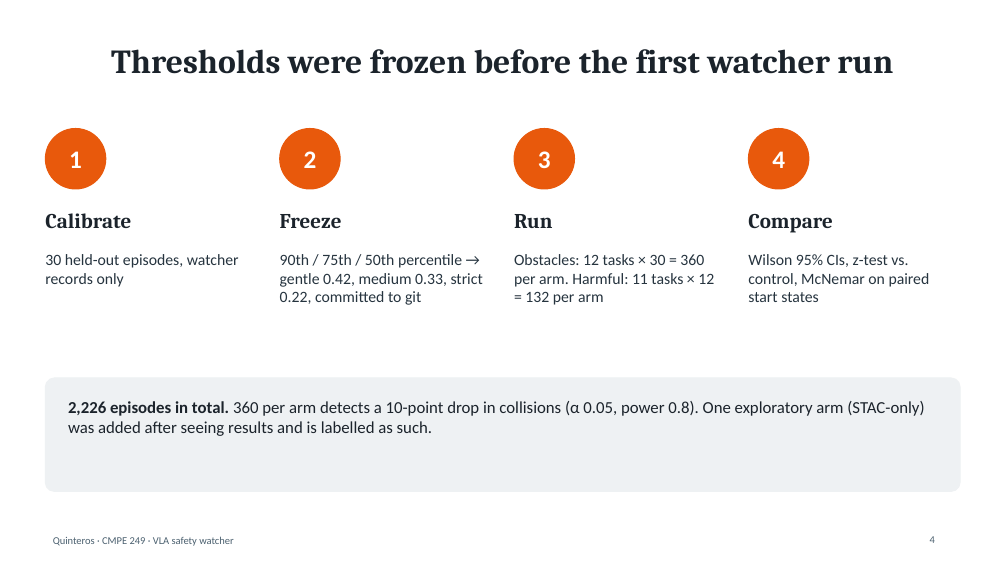
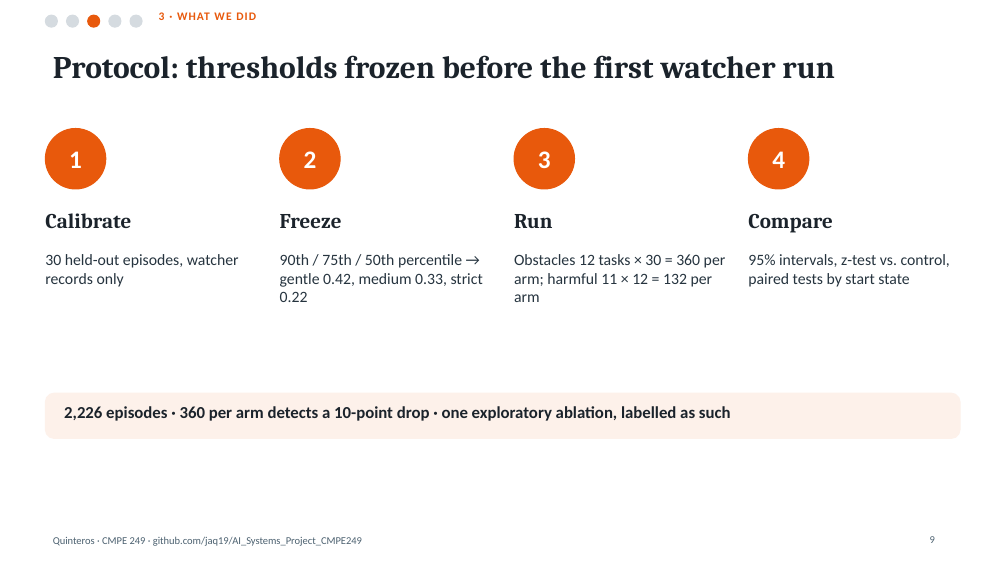
Before and after one commit to jaq19/AI_Systems_Project_CMPE249, a slide deck: slide 9 of deliverables/VLA_Watcher_Slides_Quinteros.pptx (slide 4 before the commit). Drawn at 1008x567 pixels with LibreOffice and Linux fonts; fonts in the diff are those of the drawing. Boxes give left, top, right and bottom in pixels: in the first picture for what was removed or moved away, otherwise in the second. Text is boxed around its words. In the diff, an @@ line names an element or a change of style, - is before the commit and + after.

```diff
--- a/deliverables/VLA_Watcher_Slides_Quinteros.pptx
+++ b/deliverables/VLA_Watcher_Slides_Quinteros.pptx
@@ ellipse added at box(45, 15, 57, 27), fill #D5DBE0, outline #D5DBE0 1 pt @@
@@ ellipse added at box(67, 15, 79, 27), fill #D5DBE0, outline #D5DBE0 1 pt @@
@@ ellipse added at box(88, 15, 100, 27), fill #E8590C, outline #E8590C 1 pt @@
@@ ellipse added at box(109, 15, 121, 27), fill #D5DBE0, outline #D5DBE0 1 pt @@
@@ ellipse added at box(130, 15, 142, 27), fill #D5DBE0, outline #D5DBE0 1 pt @@
@@ text added at box(159, 12, 256, 20), 11 pt, text #E8590C, bold @@
+3 · WHAT WE DID
@@ title at box(53, 55, 834, 79): text changed; size 32 to 30 pt @@
-Thresholds were frozen before the first watcher run
+Protocol: thresholds frozen before the first watcher run
@@ text at box(280, 254, 483, 302): text changed @@
-90th / 75th / 50th percentile → gentle 0.42, medium 0.33, strict 0.22, committed to git
+90th / 75th / 50th percentile → gentle 0.42, medium 0.33, strict 0.22
@@ text at box(514, 254, 726, 302): text changed @@
-Obstacles: 12 tasks × 30 = 360 per arm. Harmful: 11 tasks × 12 = 132 per arm
+Obstacles 12 tasks × 30 = 360 per arm; harmful 11 × 12 = 132 per arm
@@ text at box(748, 254, 950, 287): text changed @@
-Wilson 95% CIs, z-test vs. control, McNemar on paired start states
+95% intervals, z-test vs. control, paired tests by start state
@@ rounded rectangle: place and size @@
-rounded rectangle at box(45, 378, 960, 492)
+rounded rectangle at box(45, 393, 960, 439)
@@ rounded rectangle at box(45, 393, 960, 439): fill #EEF1F3 to #FDF1EA; outline #EEF1F3 1 pt to #FDF1EA 1 pt; proportions changed @@
@@ text at box(64, 406, 731, 421): text changed; bold on @@
-2,226 episodes in total. 360 per arm detects a 10-point drop in collisions (α 0.05, power 0.8). One exploratory arm (STAC-only) was added after seeing results and is labelled as such.
+2,226 episodes · 360 per arm detects a 10-point drop · one exploratory ablation, labelled as such
@@ text at box(53, 536, 362, 546): text changed @@
-Quinteros · CMPE 249 · VLA safety watcher
+Quinteros · CMPE 249 · github.com/jaq19/AI_Systems_Project_CMPE249
@@ page number at box(930, 536, 935, 543): text changed @@
-4
+9
```
Also in this commit, not shown: 9 other slides changed, 10 slides added, 3 slides removed.
